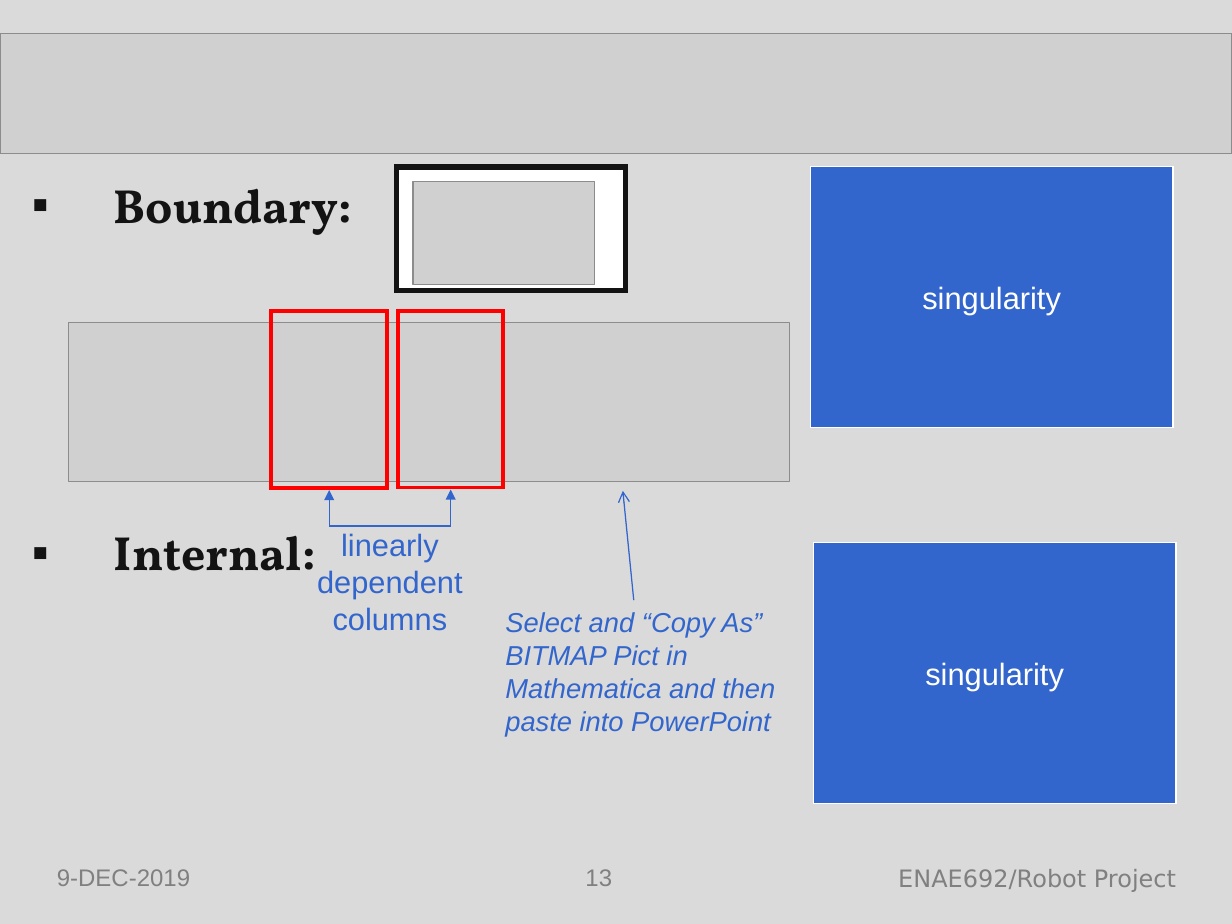
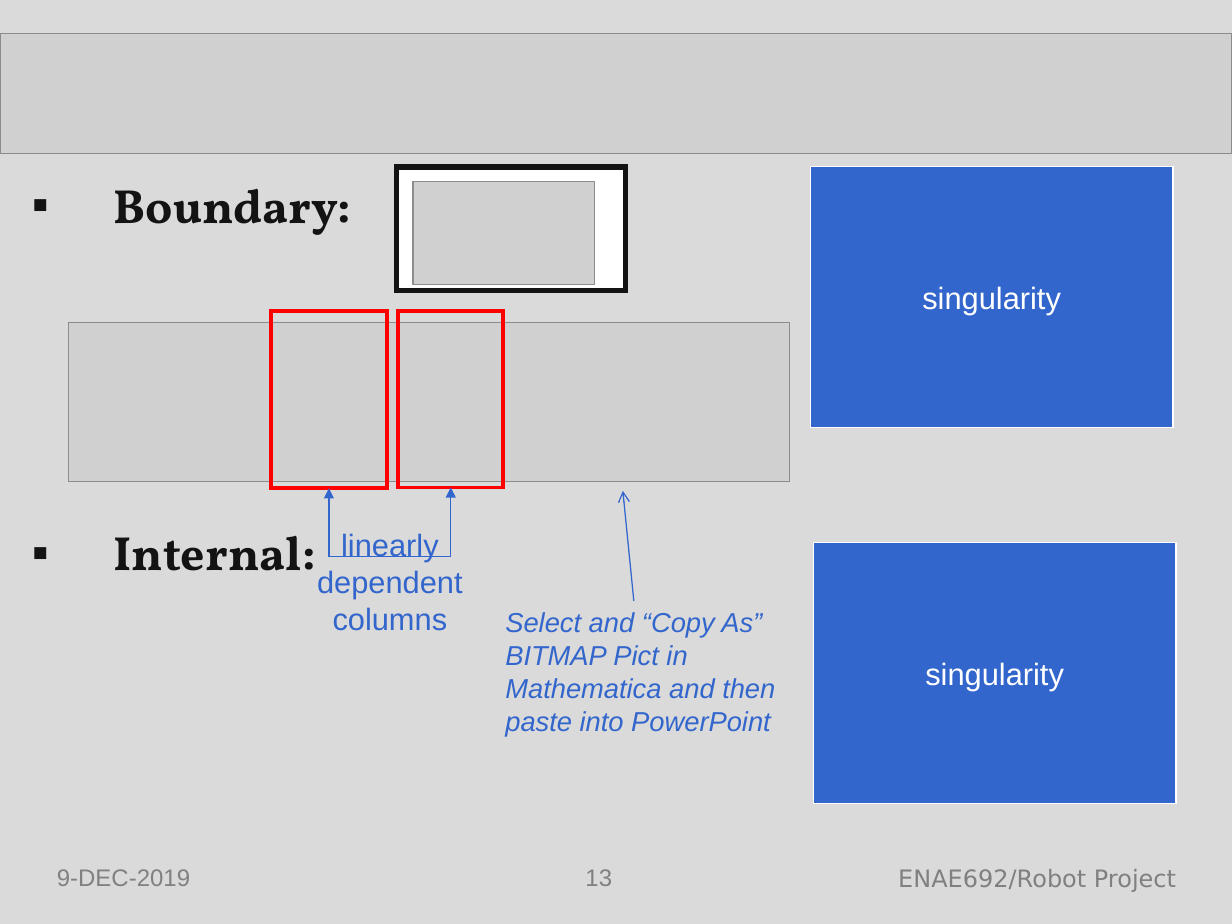
Before and after one commit to mattkennedy416/ENAE692_ProjectRobot, a slide deck: slide 13 of ENAE692 Project Presentation_Kennedy_Furumo_R2.ppt. Drawn at 1232x924 pixels with LibreOffice and Linux fonts; fonts in the diff are those of the drawing; grey boxes stand for pictures. Boxes give left, top, right and bottom in pixels: in the first picture for what was removed or moved away, otherwise in the second. Text is boxed around its words. In the diff, an @@ line names an element or a change of style, - is before the commit and + after.

```diff
--- a/ENAE692 Project Presentation_Kennedy_Furumo_R2.ppt
+++ b/ENAE692 Project Presentation_Kennedy_Furumo_R2.ppt
@@ text "Boundary:" at (114,188,352,571): indent changed @@
@@ elbow double arrow (329, 488) - (451, 488): route changed @@
```
Also in this commit, not shown: 10 other slides changed, 4 other files.
